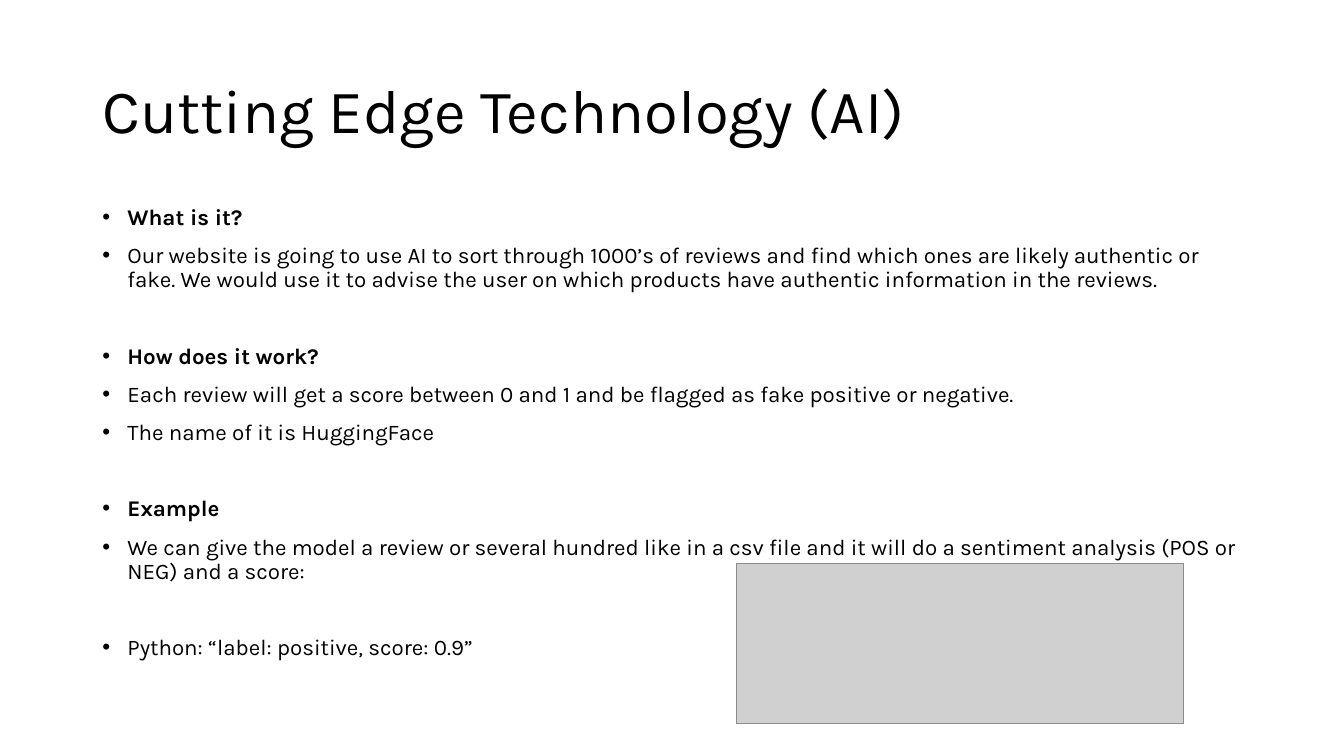
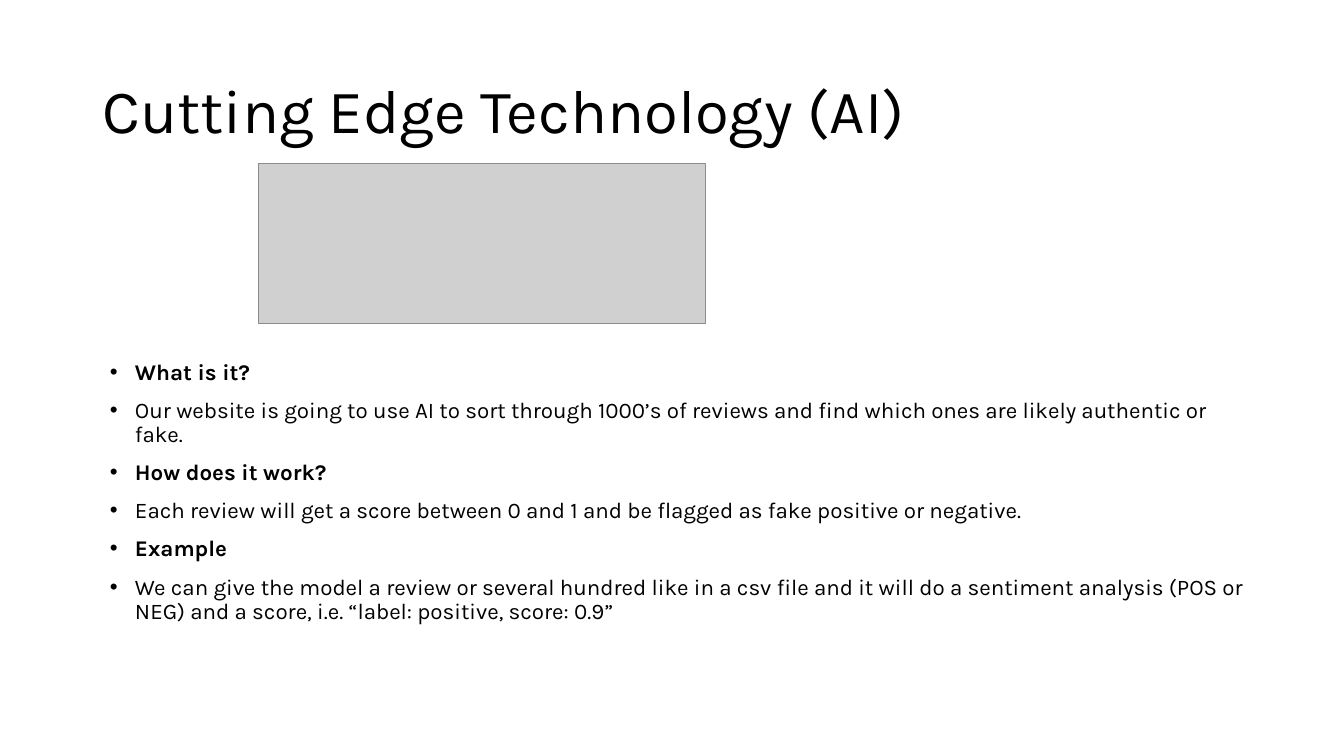
Before and after one commit to Jormungandr72/Cross-Website-Price-Checker, a slide deck: slide 3 of Documentation/Phase-One-Docs/CPT-200_Phase_One_Presentation.ppt (slide 4 before the commit). Drawn at 1344x756 pixels with LibreOffice and Linux fonts; fonts in the diff are those of the drawing; grey boxes stand for pictures. Boxes give left, top, right and bottom in pixels: in the first picture for what was removed or moved away, otherwise in the second. Text is boxed around its words. In the diff, an @@ line names an element or a change of style, - is before the commit and + after.

```diff
--- a/Documentation/Phase-One-Docs/CPT-200_Phase_One_Presentation.ppt
+++ b/Documentation/Phase-One-Docs/CPT-200_Phase_One_Presentation.ppt
@@ picture: place and size @@
-picture at (736, 563, 1183, 723)
+picture at (259, 163, 705, 323)
@@ text "What is it?": place and size @@
-text "What is it?" at (127, 209, 1235, 661)
+text "What is it?" at (135, 364, 1242, 625)
@@ text at (135, 402, 1206, 443): text changed @@
-• Our website is going to use AI to sort through 1000’s of reviews and find which ones are likely authentic or fake. We would use it to advise the user on which products have authentic information in the reviews.
+• Our website is going to use AI to sort through 1000’s of reviews and find which ones are likely authentic or fake.
@@ text at (127, 424, 434, 446): paragraph removed @@
-• The name of it is HuggingFace
@@ text at (135, 579, 1242, 625): text changed @@
-• We can give the model a review or several hundred like in a csv file and it will do a sentiment analysis (POS or NEG) and a score:
-• Python: “label: positive, score: 0.9”
+• We can give the model a review or several hundred like in a csv file and it will do a sentiment analysis (POS or NEG) and a score, i.e. “label: positive, score: 0.9”
```
Also in this commit, not shown: 1 other slide changed.
